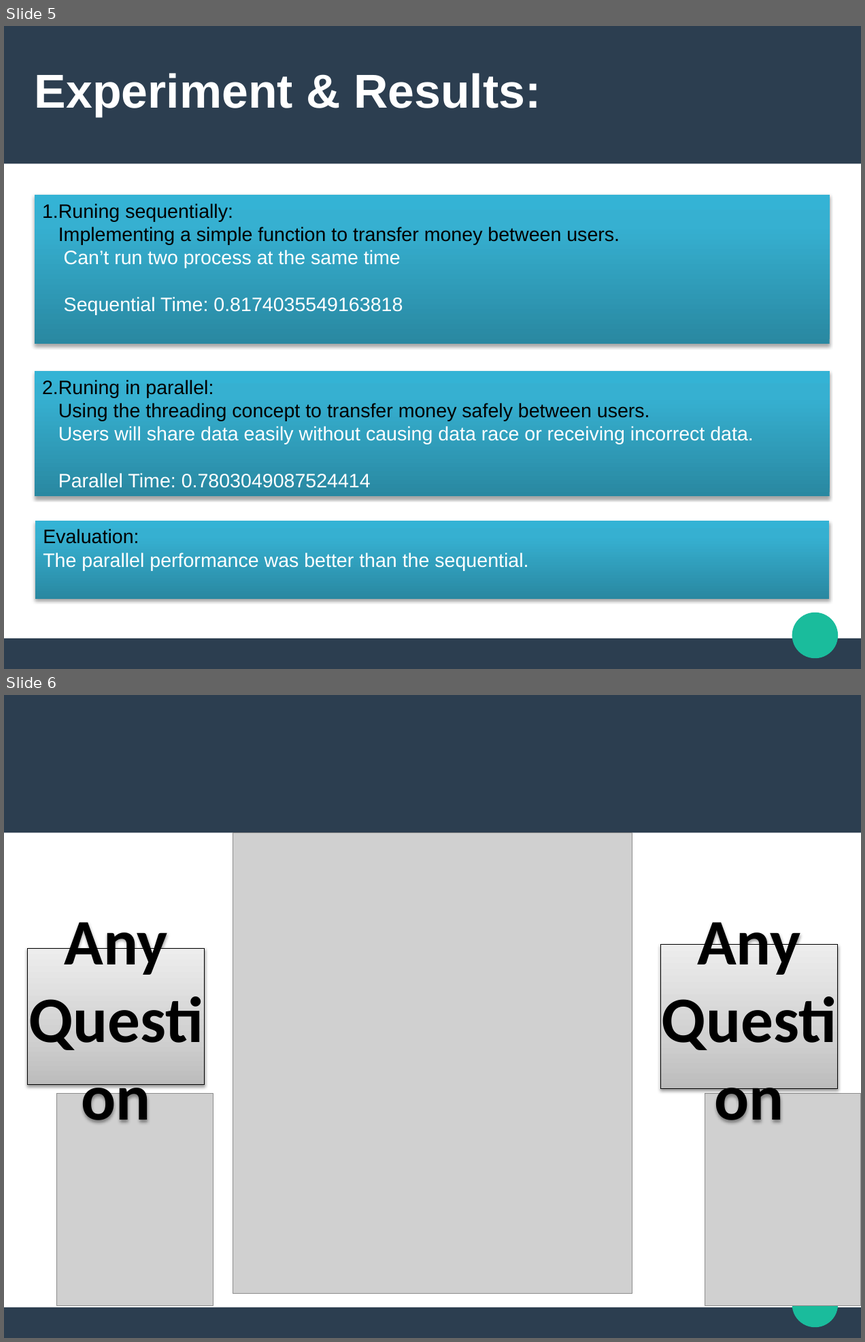
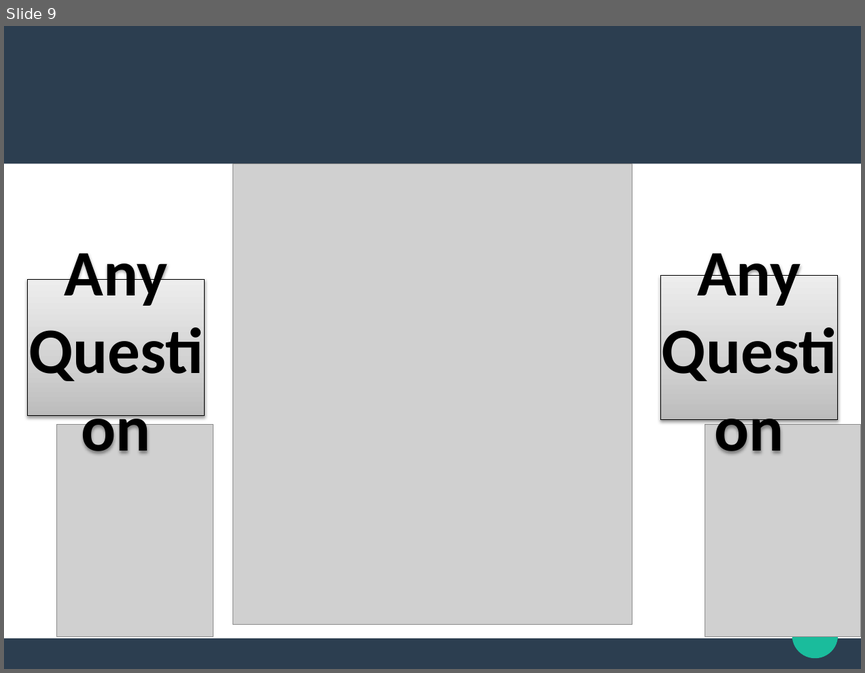
Before and after one commit to YoussifAssem/Parallel-Programming, a slide deck: Presentation/Presentation 18.pptx. Shown one above the other, each under a label of ours: slides 5 and 6 before the commit, slide 9 after it. The pictures are 865x1342 and 865x673 pixels, drawn with LibreOffice and Linux fonts; fonts in the diff are those of the drawing; grey boxes stand for pictures. Boxes give left, top, right and bottom in pixels: in the first picture for what was removed or moved away, otherwise in the second. Text is boxed around its words. In the diff, an @@ line names an element or a change of style, - is before the commit and + after.

Commit message:
experiments

```diff
--- a/Presentation/Presentation 18.pptx
+++ b/Presentation/Presentation 18.pptx
@@ slide 5 removed at (x1=4, y1=26, x2=861, y2=669), background #FFFFFF; not listed: 3 template elements that a slide beside it also shows @@
@@ title removed at (x1=35, y1=73, x2=541, y2=116) @@
-Experiment & Results:
@@ rectangle removed at (x1=35, y1=195, x2=830, y2=344) @@
-1.Runing sequentially:
-Implementing a simple function to transfer money between users.
-Can’t run two process at the same time
-Sequential Time: 0.8174035549163818
@@ rectangle removed at (x1=35, y1=371, x2=830, y2=497) @@
-2.Runing in parallel:
-Using the threading concept to transfer money safely between users.
-Users will share data easily without causing data race or receiving incorrect data.
-Parallel Time: 0.7803049087524414
@@ rectangle removed at (x1=35, y1=520, x2=830, y2=599) @@
-Evaluation:
-The parallel performance was better than the sequential.
@@ what was slide 6 is now slide 9 @@
```
Also in this commit, not shown: 1 slide changed, 4 slides added, 1 other file.
